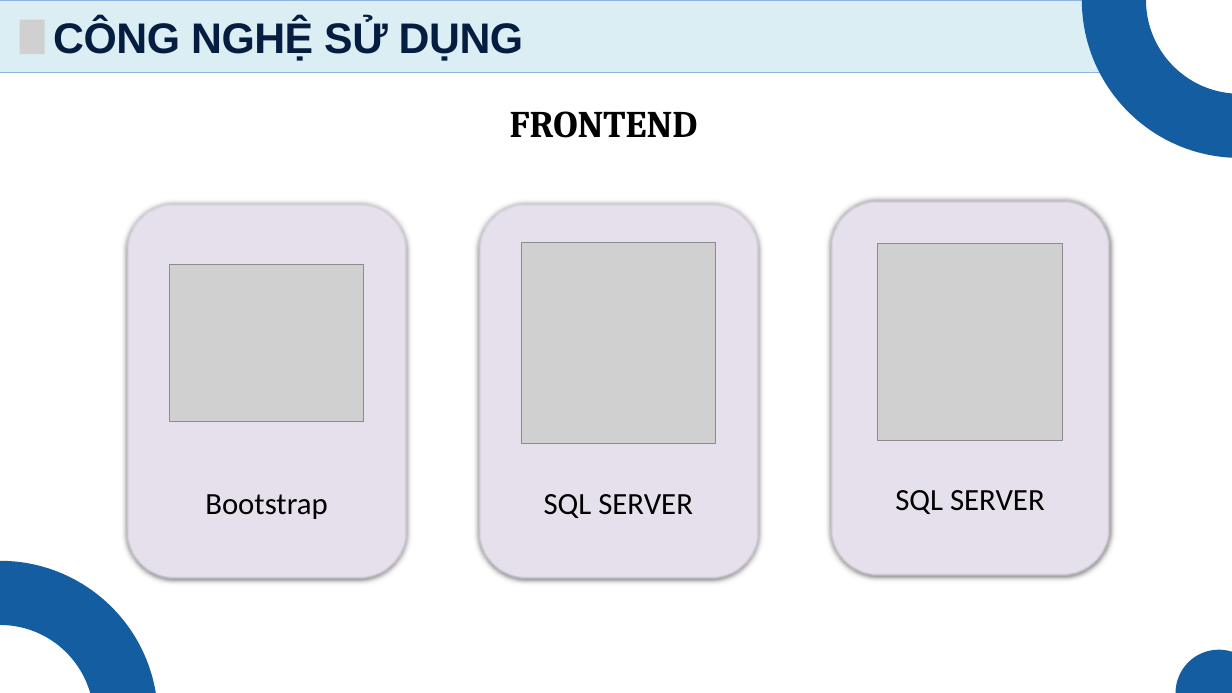
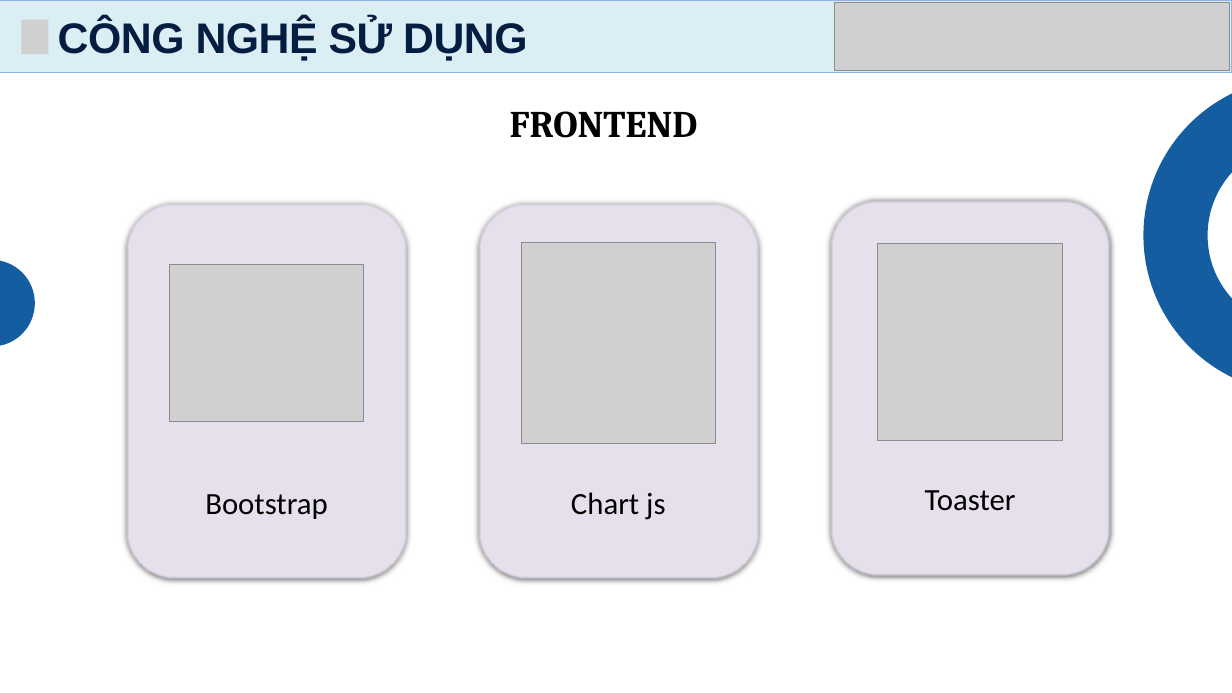
Before and after one commit to TrDHuy21/DoAn, a slide deck: slide 8 of ppt_bao_ve.pptx (slide 6 before the commit). Drawn at 1232x693 pixels with LibreOffice and Linux fonts; fonts in the diff are those of the drawing; grey boxes stand for pictures; background and template pictures are left out. Boxes give left, top, right and bottom in pixels: in the first picture for what was removed or moved away, otherwise in the second. Text is boxed around its words. In the diff, an @@ line names an element or a change of style, - is before the commit and + after.

```diff
--- a/ppt_bao_ve.pptx
+++ b/ppt_bao_ve.pptx
@@ rectangle: place and size @@
-rectangle at (0, 0, 1138, 73)
+rectangle at (0, 0, 1232, 73)
@@ freeform shape: place and size @@
-freeform shape at (0, 1, 1138, 73)
+freeform shape at (0, 1, 1232, 73)
@@ picture: place and size @@
-picture at (20, 20, 44, 54)
+picture at (22, 20, 49, 54)
@@ text "CÔNG NGHỆ SỬ DỤNG": place and size @@
-text "CÔNG NGHỆ SỬ DỤNG" at (53, 19, 523, 61)
+text "CÔNG NGHỆ SỬ DỤNG" at (58, 19, 527, 61)
@@ picture added at (834, 2, 1230, 70) @@
@@ freeform shape removed at (1114, 0, 1232, 126) @@
@@ freeform shape: place and size @@
-freeform shape at (0, 593, 126, 693)
+freeform shape at (1175, 110, 1232, 362)
@@ freeform shape: place and size @@
-freeform shape at (1175, 650, 1232, 693)
+freeform shape at (0, 260, 35, 347)
@@ text in rounded rectangle at (571, 492, 665, 520): text changed @@
-SQL SERVER
+Chart js
@@ text in rounded rectangle at (925, 490, 1016, 511): text changed @@
-SQL SERVER
+Toaster
```
Also in this commit, not shown: 8 other slides changed, 4 slides added, 25 other files.
